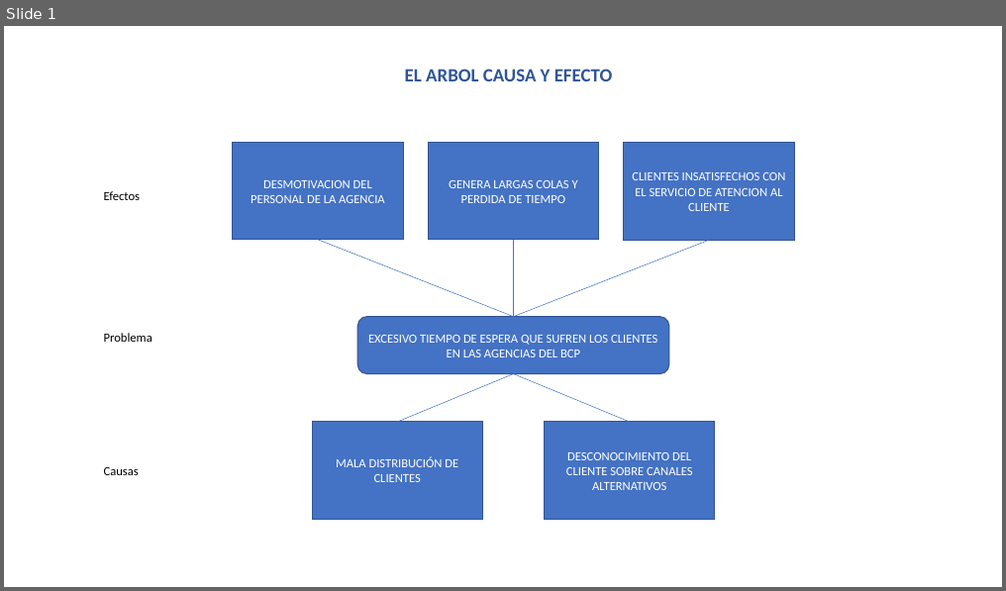
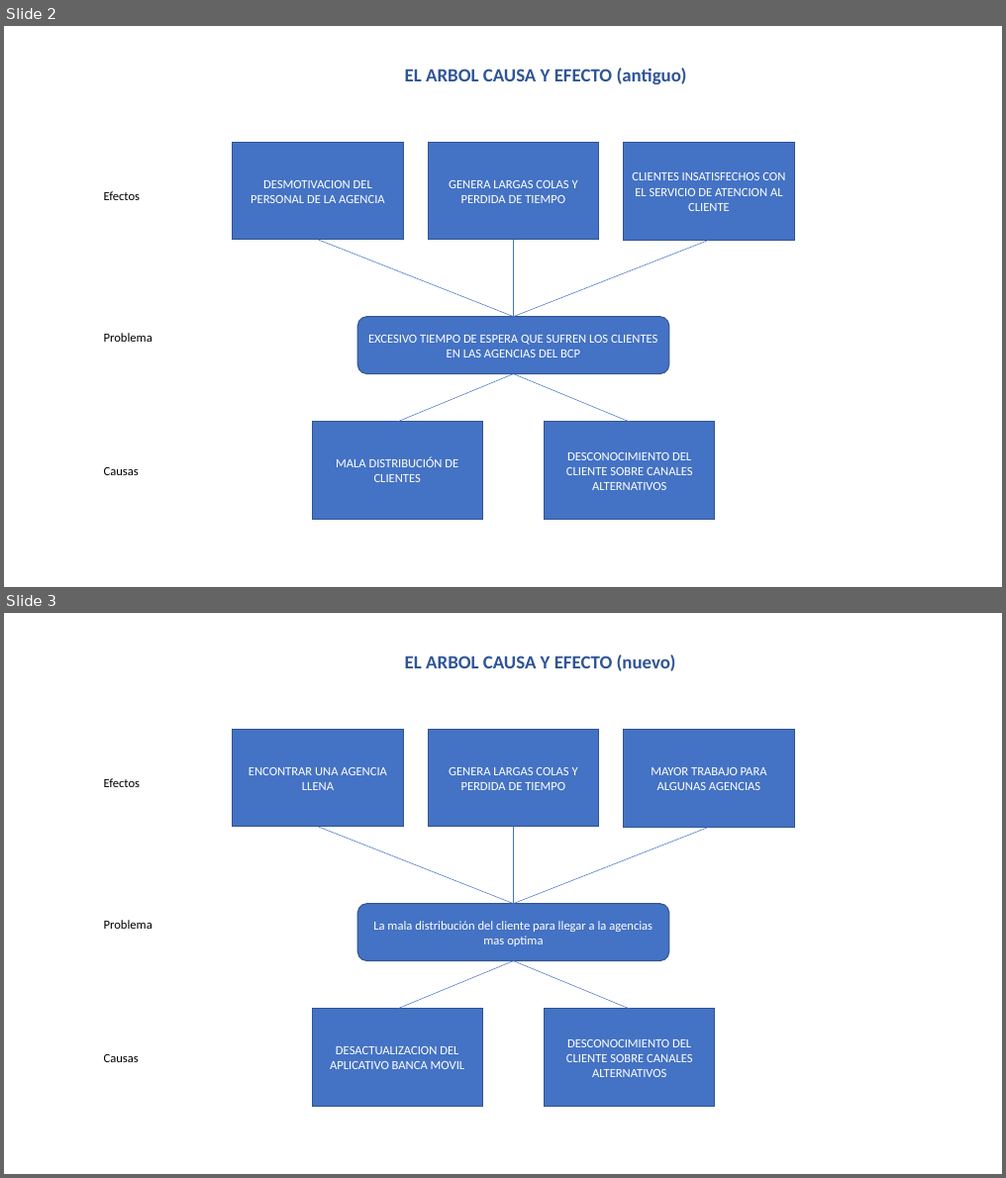
Before and after one commit to hectorhuamanflores/otros, a slide deck: tesis1/arbolCausaefecto.pptx. Shown one above the other, each under a label of ours: slide 1 before the commit, slides 2 and 3 after it. The pictures are 1006x591 and 1006x1178 pixels, drawn with LibreOffice and Linux fonts; fonts in the diff are those of the drawing. Boxes give left, top, right and bottom in pixels: in the first picture for what was removed or moved away, otherwise in the second. Text is boxed around its words. In the diff, an @@ line names an element or a change of style, - is before the commit and + after.

Commit message:
se modifico el arbol causa efecto

```diff
--- a/tesis1/arbolCausaefecto.pptx
+++ b/tesis1/arbolCausaefecto.pptx
@@ slide 3 added at (4,613,1002,1174), background #FFFFFF @@
@@ text added at (405,655,676,671), 18 pt, text #2F5597, bold @@
+EL ARBOL CAUSA Y EFECTO (nuevo)
@@ rectangle added at (233,729,403,827), fill #4472C4, outline #325491 1 pt, 12 pt, text #FFFFFF @@
+ENCONTRAR UNA AGENCIA LLENA
@@ rectangle added at (429,729,599,827), fill #4472C4, outline #325491 1 pt, 12 pt, text #FFFFFF @@
+GENERA LARGAS COLAS Y PERDIDA DE TIEMPO
@@ rectangle added at (624,730,795,827), fill #4472C4, outline #325491 1 pt, 12 pt, text #FFFFFF @@
+MAYOR TRABAJO PARA ALGUNAS AGENCIAS
@@ text added at (104,778,140,787), 12 pt, text #000000 @@
+Efectos
@@ line added from (318, 827) to (514, 903), #4472C4 0.5 pt @@
@@ line added from (514, 827) to (514, 903), #4472C4 0.5 pt @@
@@ line added from (709, 827) to (514, 903), #4472C4 0.5 pt @@
@@ rounded rectangle added at (357,903,668,961), fill #4472C4, outline #325491 1 pt, 12 pt, text #FFFFFF @@
+La mala distribución del cliente para llegar a la agencias mas optima
@@ text added at (104,920,152,929), 12 pt, text #000000 @@
+Problema
@@ line added from (514, 961) to (397, 1009), #4472C4 0.5 pt @@
@@ line added from (514, 961) to (630, 1009), #4472C4 0.5 pt @@
@@ rectangle added at (313,1009,483,1106), fill #4472C4, outline #325491 1 pt, 12 pt, text #FFFFFF @@
+DESACTUALIZACION DEL APLICATIVO BANCA MOVIL
@@ rectangle added at (545,1009,715,1106), fill #4472C4, outline #325491 1 pt, 12 pt, text #FFFFFF @@
+DESCONOCIMIENTO DEL CLIENTE SOBRE CANALES ALTERNATIVOS
@@ text added at (104,1055,139,1062), 12 pt, text #000000 @@
+Causas
@@ what was slide 1 is now slide 2 @@
@@ slide 2 changed as well @@
@@ text at (405,68,687,84): text changed @@
-EL ARBOL CAUSA Y EFECTO
+EL ARBOL CAUSA Y EFECTO (antiguo)
```
Also in this commit, not shown: 1 other slide added.
